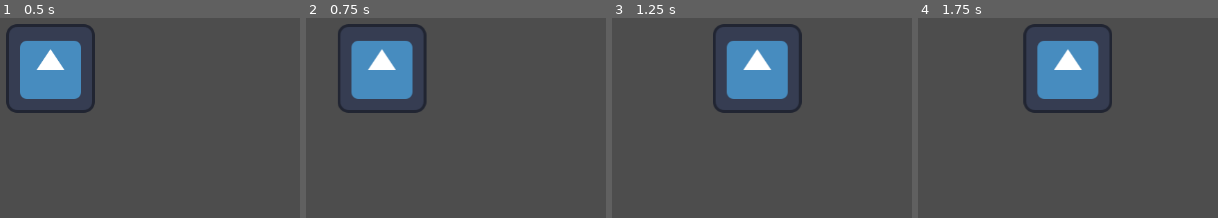
Above: before the commit, frames 1-4 (left to right).
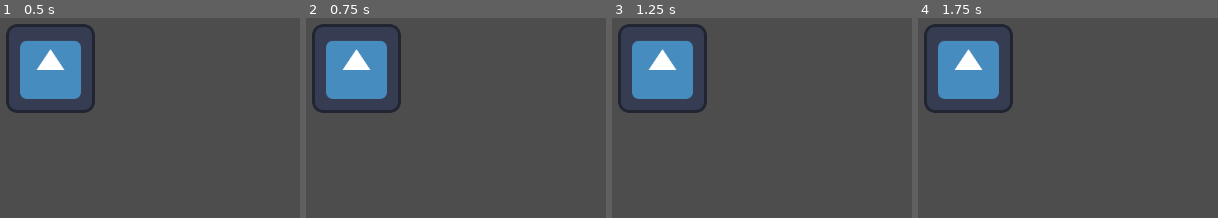
Above: after the commit, the same moments.

Repository: ER-MA/Godot-CameraController
Game: Godot game, scene res://main.tscn
Two runs of this game, one before a commit and one after it. Both use one fixed random seed, a clock stepped at 60 frames per second and the inputs below. The engine's default icon, where the game draws it, is replaced by a stand-in: a white triangle on a blue panel in a dark square.
Inputs (mouse positions are in pixels of both pictures, inside the frame that each line leads up to):
- Up to frame 1 (0.5 s): no input
- Up to frame 2 (0.75 s): tap Enter at 0.5 s; move the mouse to (531, 46) at 0.52 s; hold Right (ui_right) from 0.53 s (still down); click (531, 46) at 0.67 s
- Up to frame 3 (1.25 s): keep holding Right (ui_right)
- Up to frame 4 (1.75 s): release Right (ui_right) at 1.25 s; drag from (outside the picture) to (930, 158) at 1.27 s

Frame 1 is identical in both runs. In frame 2, 7.6% of the frame differs, in the area x 2-41%, y 3-48%; in frame 3, 15%; in frame 4, 15%, in the area x 2-65%, y 3-48%.

Commit message:
refactor(Camera): 重构修复和优化摄像机拖动实现逻辑；

Diff:
--- a/camera_2d/movement/camera_2d_mouse_drag_comopnent.gd
+++ b/camera_2d/movement/camera_2d_mouse_drag_comopnent.gd
@@ -4,8 +4,15 @@
 @export var movement_component: Camera2DMovementComponent
 @export var is_enable: bool = false
 @export_group("拖拽参数")
-@export_range(1.0, 10.0, 0.1) var deceleration_speed: float = 5.0 ## 摄像机的插值移动速度（会覆盖MovenentComponent中的deceleration_speed）
-var _mouse_start_position: Vector2 # 开始拖动时鼠标的位置
+@export_enum("Add", "Set") var control_mode: int = 0 ## 本组件修改摄像机坐标的模式：[br]0: 在摄像机原有坐标基础上 add 偏移量（可能产生累积误差？目前可以忽略不计）[br]1: 直接修改摄像机的坐标（覆盖其他组件对坐标的修改）[br]建议使用模式 0
+@export_enum("None", "Lerp", "Smooth") var motion_mode: int = 1 ## 摄像机的运动模式
+@export_range(1.0, 10.0, 0.1) var deceleration_speed: float = 5.0 ## 摄像机的插值移动速度（会覆盖 MovenentComponent 中的 deceleration_speed）
+@export_range(1.0, 1000.0, 1.0, "suffix:px/s") var smoothing_speed: float = 500.0 ## 摄像机的平滑移动速度（会覆盖 MovenentComponent 中的 smoothing_speed）
+var _camera_start_position: Vector2 # 开始拖动时摄像机的位置
+var _mouse_start_viewport_position: Vector2 # 开始拖动时鼠标的位置
+var _mouse_prev_viewport_position: Vector2 # 上一帧时鼠标的位置
+var _mouse_current_viewport_position: Vector2 # 当前鼠标位置
+var _mouse_delta_viewport_position: Vector2 # 相较上一帧鼠标的偏移量
 var _is_dragging: bool = false
 
 
@@ -21,7 +28,14 @@
 	if is_ready():
 
 		if _is_dragging:
-			movement_component.target_position = movement_component.get_camera_position() + (_mouse_start_position - get_local_mouse_position())
+			if control_mode == 0:
+				_mouse_current_viewport_position = get_viewport().get_mouse_position()
+				_mouse_delta_viewport_position = _mouse_prev_viewport_position - _mouse_current_viewport_position
+				movement_component.add_target_position(_mouse_delta_viewport_position / movement_component.get_camera_zoom())
+				_mouse_prev_viewport_position = get_viewport().get_mouse_position()
+			elif control_mode == 1:
+				_mouse_current_viewport_position = get_viewport().get_mouse_position()
+				movement_component.target_position = _camera_start_position + (_mouse_start_viewport_position - _mouse_current_viewport_position) / movement_component.get_camera_zoom()
 
 # 输入处理
 func _unhandled_input(event: InputEvent) -> void:
@@ -32,13 +46,17 @@
 
 				# 鼠标右键被按下时
 				if event.pressed:
-					movement_component.motion_mode = 1 # 摄像机的运动模式设置为Lerp
+					movement_component.motion_mode = motion_mode # 覆盖摄像机的运动模式
 					movement_component.deceleration_speed = deceleration_speed # 覆盖插值移动速度
-					_mouse_start_position = get_local_mouse_position() # 记录鼠标位置
+					movement_component.smoothing_speed = smoothing_speed # 覆盖平滑移动速度
+					if control_mode == 0:
+						_mouse_prev_viewport_position = get_viewport().get_mouse_position()
+					elif control_mode == 1:
+						_mouse_start_viewport_position = get_viewport().get_mouse_position() # 记录鼠标在视口中的起始位置
+						_camera_start_position = movement_component.get_camera_position() # 记录摄像机的起始位置
 
 				# 鼠标右键被按下和松开时
-				_is_dragging = event.pressed
-				#_is_dragging = true if event.pressed else false # 类似三元运算符的另一种写法
+				_is_dragging = true if event.pressed else false # 类似三元运算符的另一种写法（与 `_is_dragging = event.pressed` 等效）
 
 
 func is_ready() -> bool:
--- a/camera_2d/movement/camera_2d_movement_component.gd
+++ b/camera_2d/movement/camera_2d_movement_component.gd
@@ -47,6 +47,8 @@
 func get_camera_position() -> Vector2:
 	return camera.position
 
+func get_camera_zoom() -> Vector2:
+	return camera.zoom
 
 func is_ready() -> bool:
 	return is_enable and camera
Not shown: 1 places in main.tscn that only renumber resources
